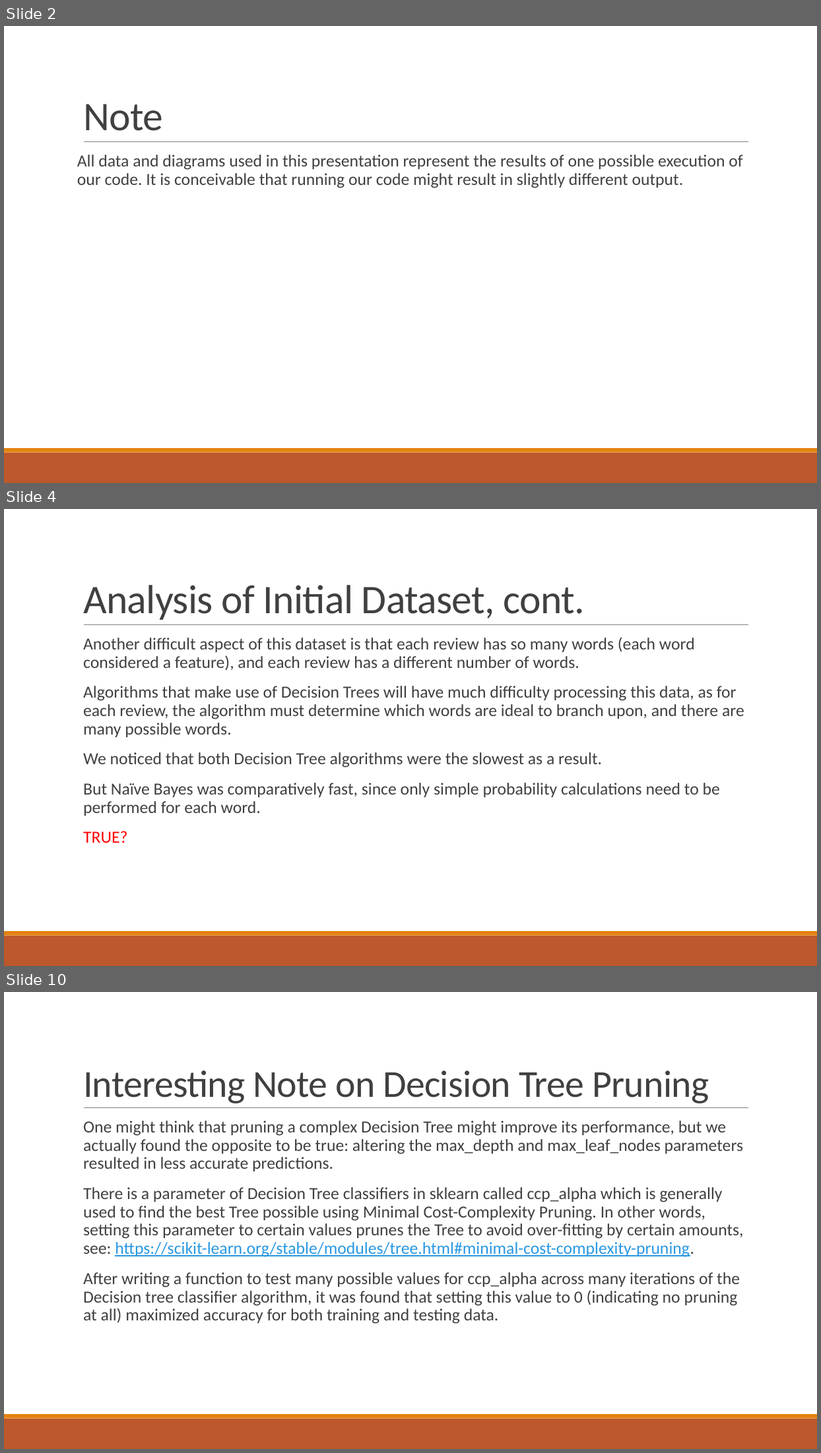
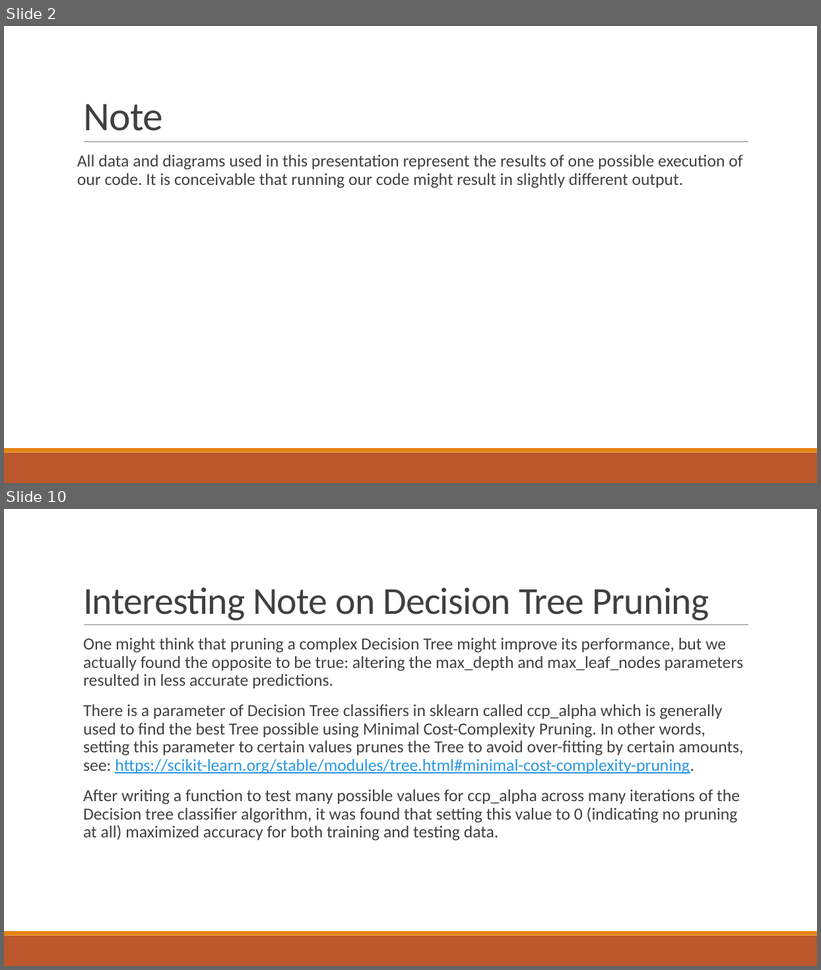
Before and after one commit to BlackSound1/COMP472_A1, a slide deck: presentation.pptx. Shown one above the other, each under a label of ours: slides 2, 4 and 10 before the commit, slides 2 and 10 after it; the slides between them are not shown. The pictures are 821x1453 and 821x970 pixels, drawn with LibreOffice and Linux fonts; fonts in the diff are those of the drawing. Boxes give left, top, right and bottom in pixels: in the first picture for what was removed or moved away, otherwise in the second. Text is boxed around its words. In the diff, an @@ line names an element or a change of style, - is before the commit and + after.

```diff
--- a/presentation.pptx
+++ b/presentation.pptx
@@ slide 4 removed at (4,509,817,966), background #FFFFFF; not listed: 3 template elements that a slide beside it also shows @@
@@ title removed at (83,585,584,620) @@
-Analysis of Initial Dataset, cont.
@@ text removed at (83,637,745,844) @@
-  Another difficult aspect of this dataset is that each review has so many words (each word considered a feature), and each review has a different number of words.
-  Algorithms that make use of Decision Trees will have much difficulty processing this data, as for each review, the algorithm must determine which words are ideal to branch upon, and there are many possible words.
-  We noticed that both Decision Tree algorithms were the slowest as a result.
-  But Naïve Bayes was comparatively fast, since only simple probability calculations need to be performed for each word.
-  TRUE?
```
Also in this commit, not shown: 8 slides changed, 1 slide added, 1 other slide removed.
